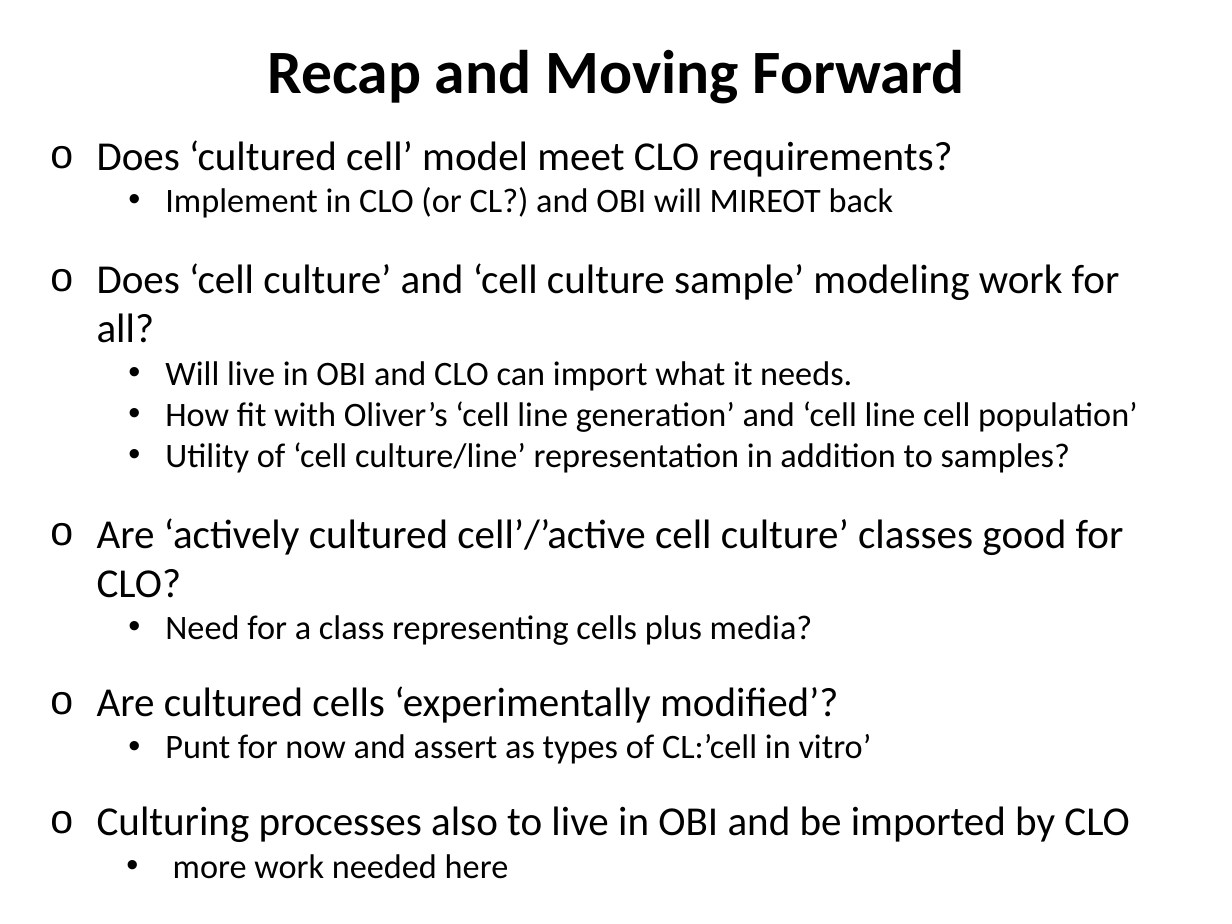
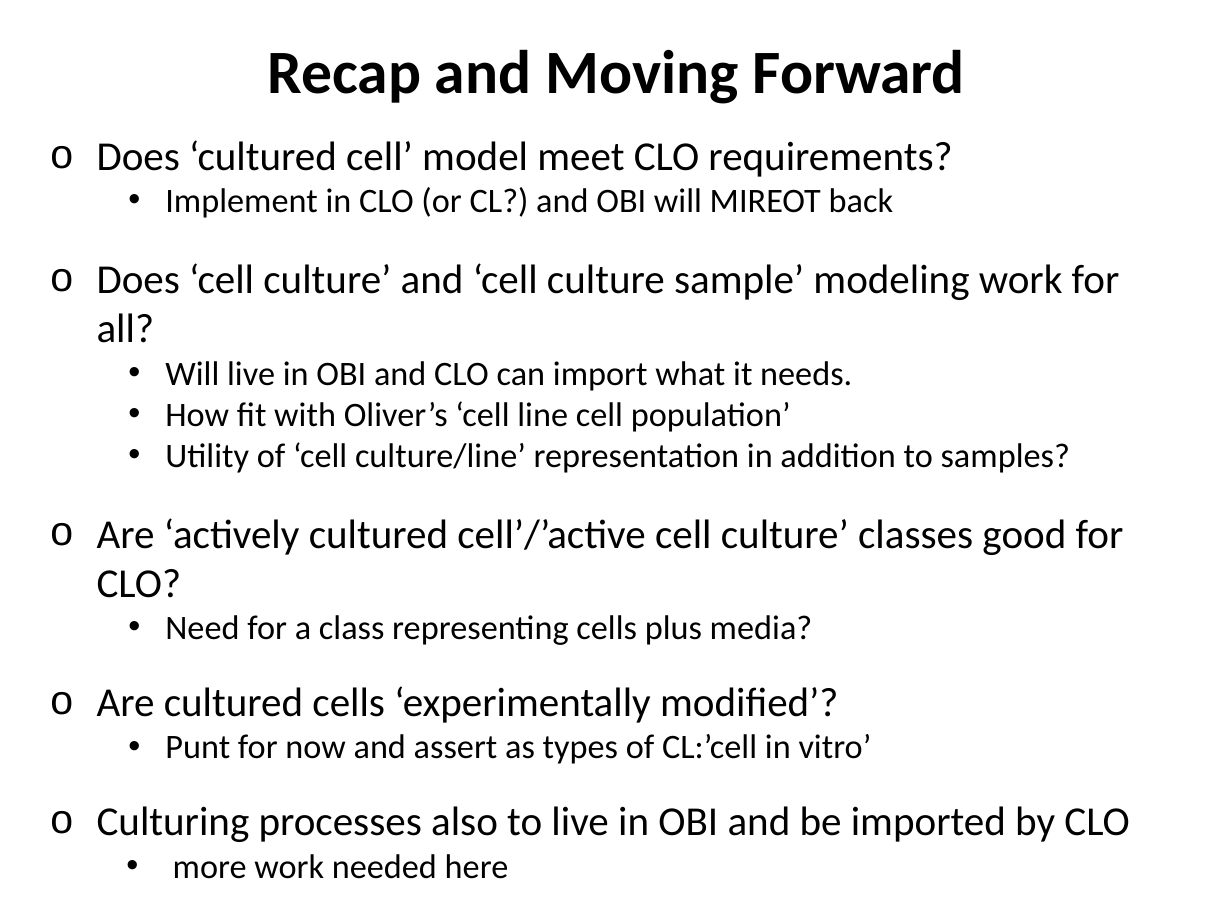
Before and after one commit to obi-ontology/obi-legacy-svn, a slide deck: slide 13 of trunk/docs/presentations/OBI-CLO-CL March 2013 Alignment/3-21-13_CLO-OBI_cell_culture_alignment.pptx (slide 12 before the commit). Drawn at 1232x924 pixels with LibreOffice and Linux fonts; fonts in the diff are those of the drawing. Boxes give left, top, right and bottom in pixels: in the first picture for what was removed or moved away, otherwise in the second. Text is boxed around its words. In the diff, an @@ line names an element or a change of style, - is before the commit and + after.

```diff
--- a/trunk/docs/presentations/OBI-CLO-CL March 2013 Alignment/3-21-13_CLO-OBI_cell_culture_alignment.pptx
+++ b/trunk/docs/presentations/OBI-CLO-CL March 2013 Alignment/3-21-13_CLO-OBI_cell_culture_alignment.pptx
@@ text at [165,401,791,432]: text changed @@
-• How fit with Oliver’s ‘cell line generation’ and ‘cell line cell population’
+• How fit with Oliver’s ‘cell line cell population’
```
Also in this commit, not shown: 4 other slides changed, 5 slides added.
